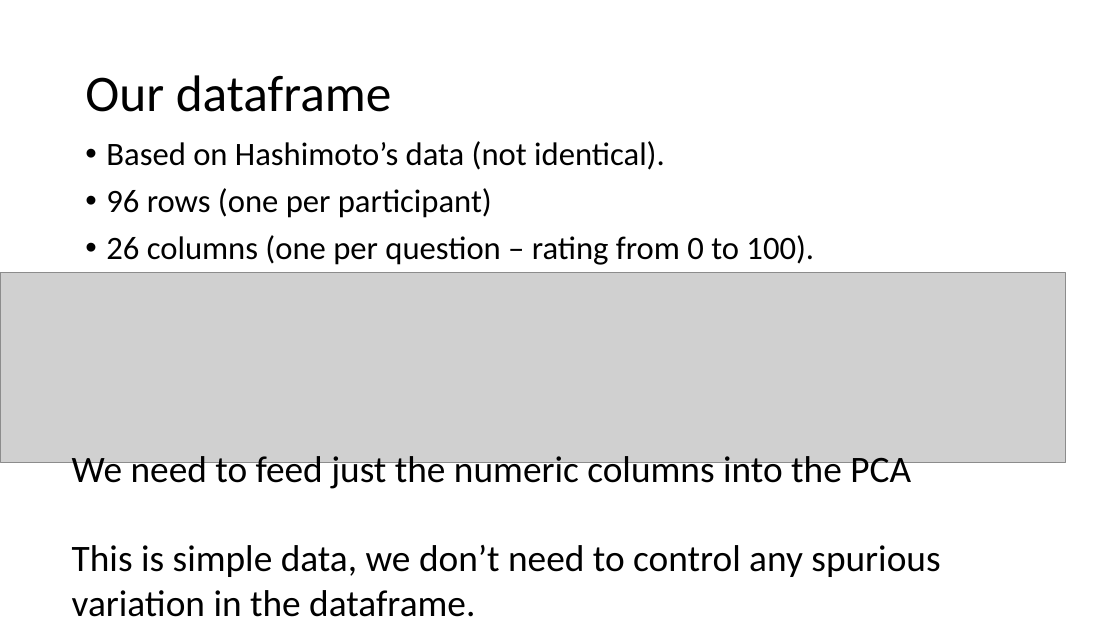
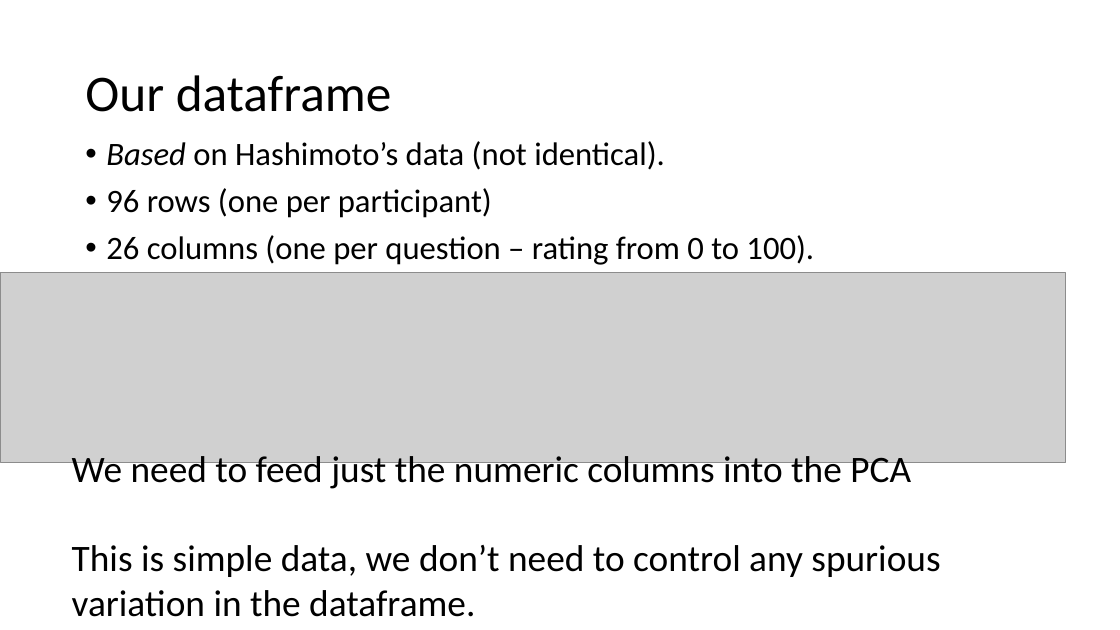
Before and after one commit to jenniferhay/jenniferhay.github.io, a slide deck: slide 15 of pcapresentation.pptx. Drawn at 1120x630 pixels with LibreOffice and Linux fonts; fonts in the diff are those of the drawing; grey boxes stand for pictures. Boxes give left, top, right and bottom in pixels: in the first picture for what was removed or moved away, otherwise in the second. Text is boxed around its words. In the diff, an @@ line names an element or a change of style, - is before the commit and + after.

```diff
--- a/pcapresentation.pptx
+++ b/pcapresentation.pptx
@@ text at (x1=106, y1=141, x2=665, y2=170): italic on in "Based" @@
```
Also in this commit, not shown: 10 other slides changed, 1 slide added, 1 slide removed, 3 other files.
